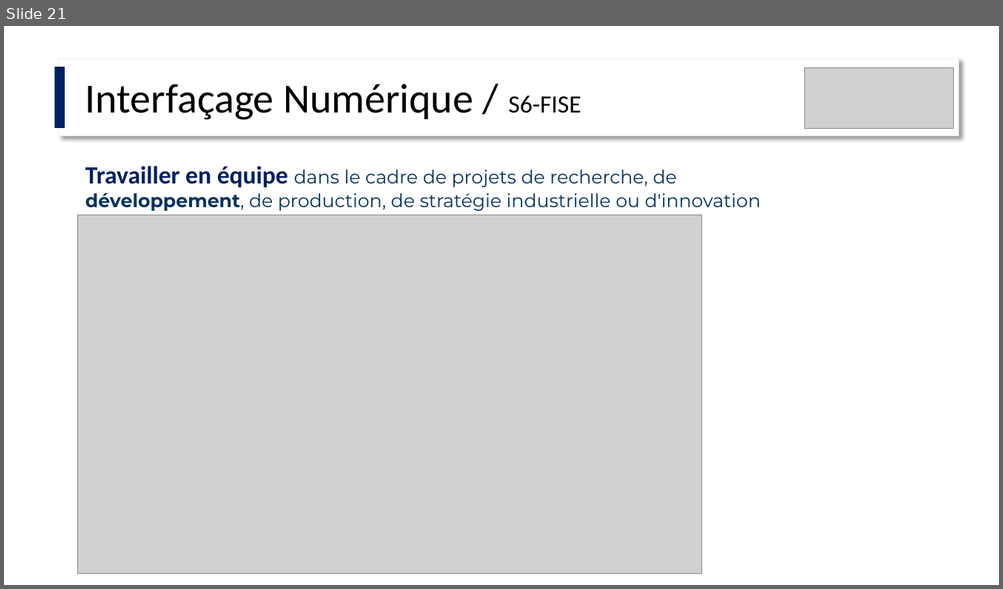
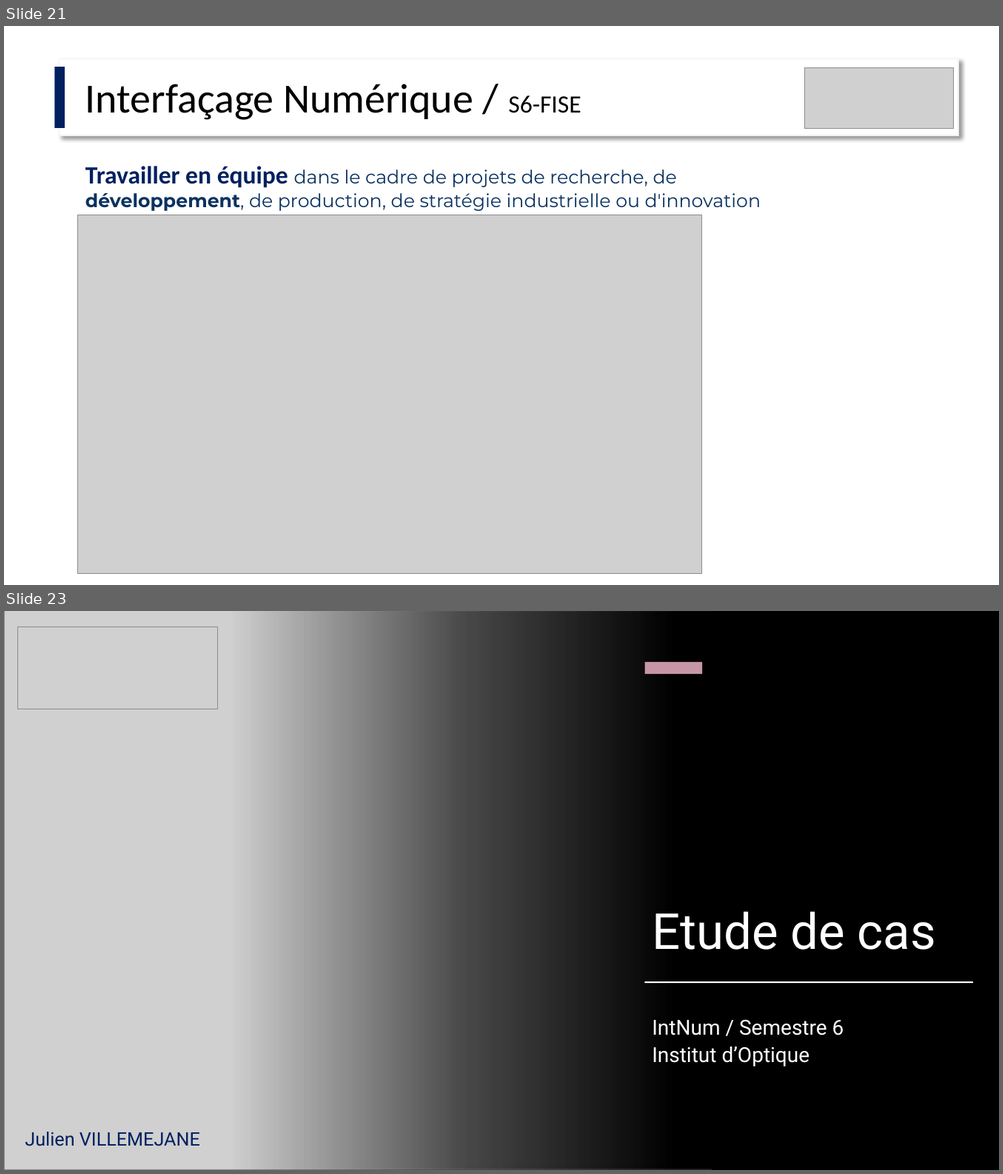
Before and after one commit to IOGS-Digital-Methods/semester-6, a slide deck: InterfacageNumerique/APC/S6_IntNum_APC.pptx. Shown one above the other, each under a label of ours: slide 21 before the commit, slides 21 and 23 after it; the slides between them are not shown. The pictures are 1003x589 and 1003x1174 pixels, drawn with LibreOffice and Linux fonts; fonts in the diff are those of the drawing; grey boxes stand for pictures. Boxes give left, top, right and bottom in pixels: in the first picture for what was removed or moved away, otherwise in the second. Text is boxed around its words. In the diff, an @@ line names an element or a change of style, - is before the commit and + after.

```diff
--- a/InterfacageNumerique/APC/S6_IntNum_APC.pptx
+++ b/InterfacageNumerique/APC/S6_IntNum_APC.pptx
@@ slide 23 added at [4, 611, 999, 1170], background #000000 @@
@@ rectangle added at [4, 611, 999, 1170], fill #000000 @@
@@ picture added at [4, 611, 711, 1170] @@
@@ picture added at [17, 627, 217, 709] @@
@@ rectangle added at [232, 611, 999, 1170], fill gradient #000000 @@
@@ rectangle added at [645, 662, 702, 674], fill #C696A7 @@
@@ title added at [652, 911, 936, 950], 48 pt, text #FFFFFF @@
+Etude de cas
@@ rectangle added at [645, 982, 973, 983], fill #FFFFFF @@
@@ subtitle added at [652, 1019, 844, 1067], 20 pt, text #FFFFFF @@
+IntNum / Semestre 6
+Institut d’Optique
@@ text added at [25, 1132, 200, 1147], 18 pt, text #002060 @@
+Julien VILLEMEJANE
```
Also in this commit, not shown: 6 slides changed, 4 other slides added, 2 other files.
